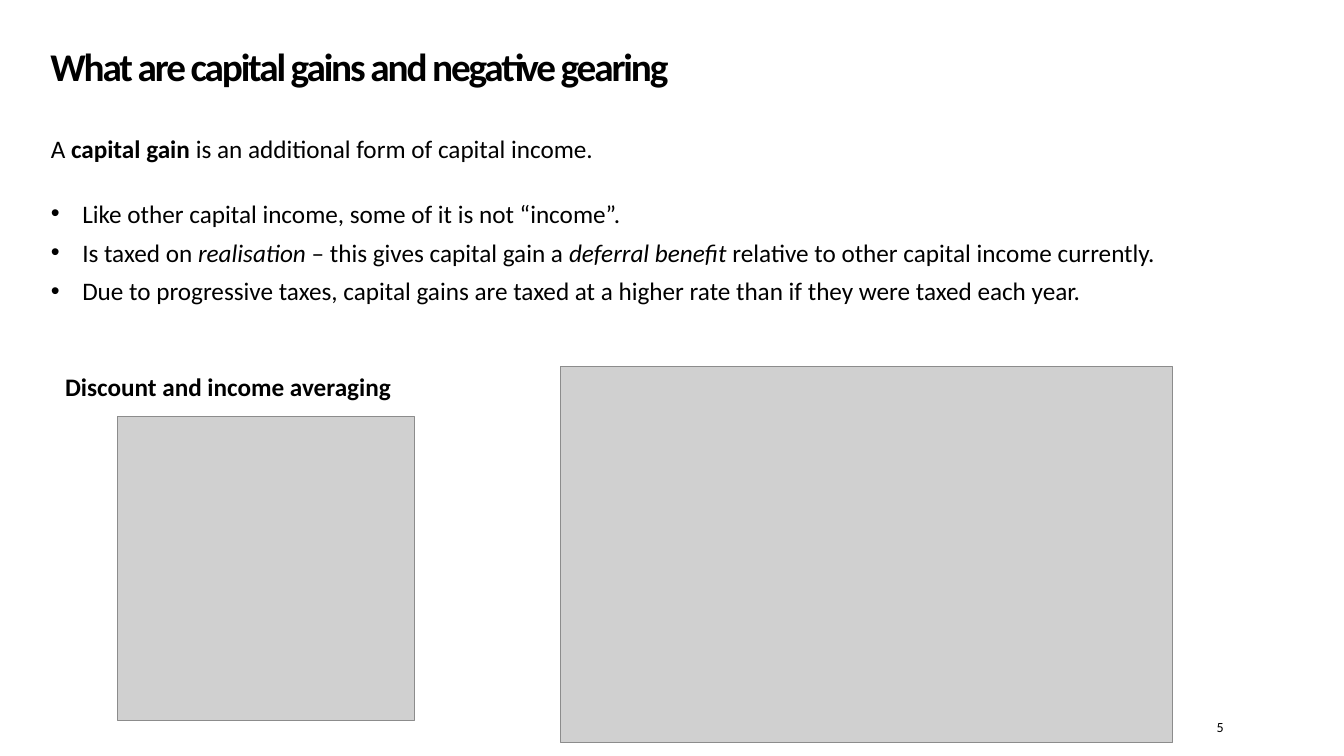
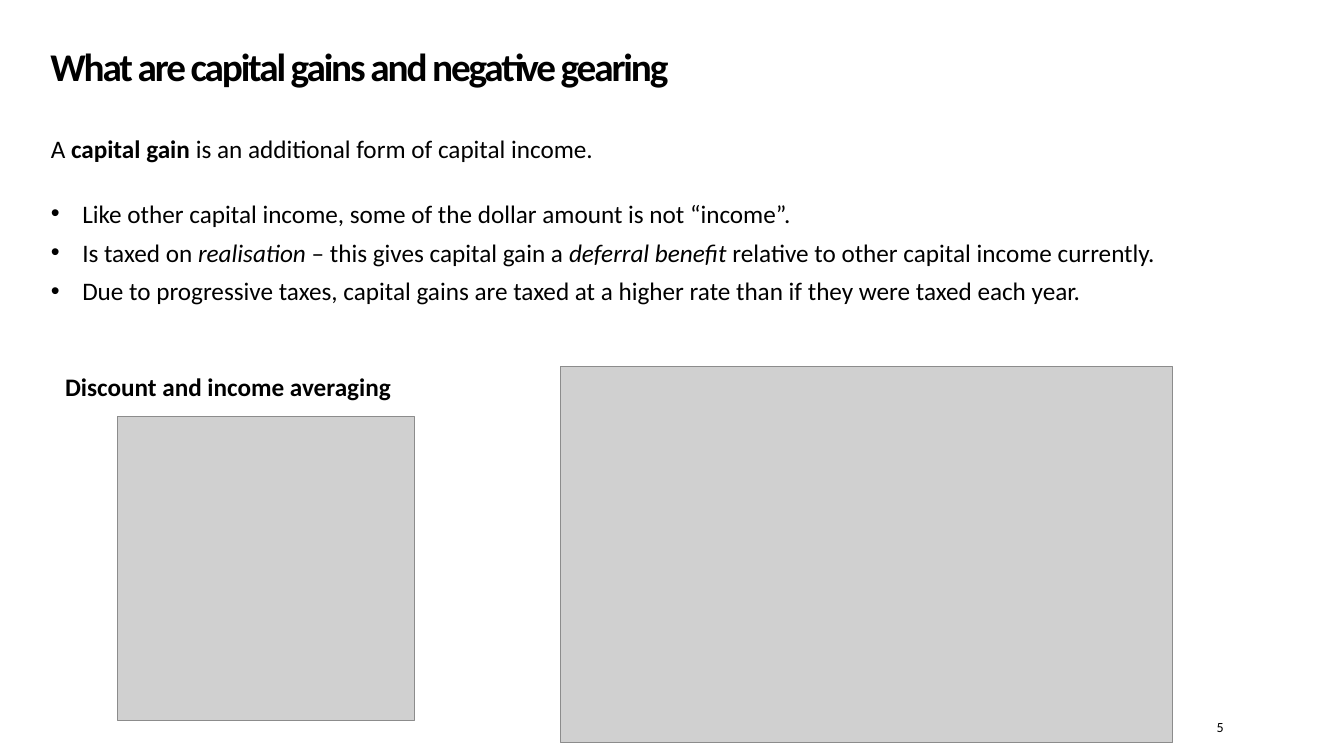
Before and after one commit to Zjub/TVHENZ, a slide deck: slide 5 of e61 Projects/Presentations/QETA Post-Budget 2026.pptx. Drawn at 1344x756 pixels with LibreOffice and Linux fonts; fonts in the diff are those of the drawing; grey boxes stand for pictures; background and template pictures are left out. Boxes give left, top, right and bottom in pixels: in the first picture for what was removed or moved away, otherwise in the second. Text is boxed around its words. In the diff, an @@ line names an element or a change of style, - is before the commit and + after.

```diff
--- a/e61 Projects/Presentations/QETA Post-Budget 2026.pptx
+++ b/e61 Projects/Presentations/QETA Post-Budget 2026.pptx
@@ text at box(82, 205, 790, 227): text changed @@
-• Like other capital income, some of it is not “income”.
+• Like other capital income, some of the dollar amount is not “income”.
```
Also in this commit, not shown: 3 other slides changed.
